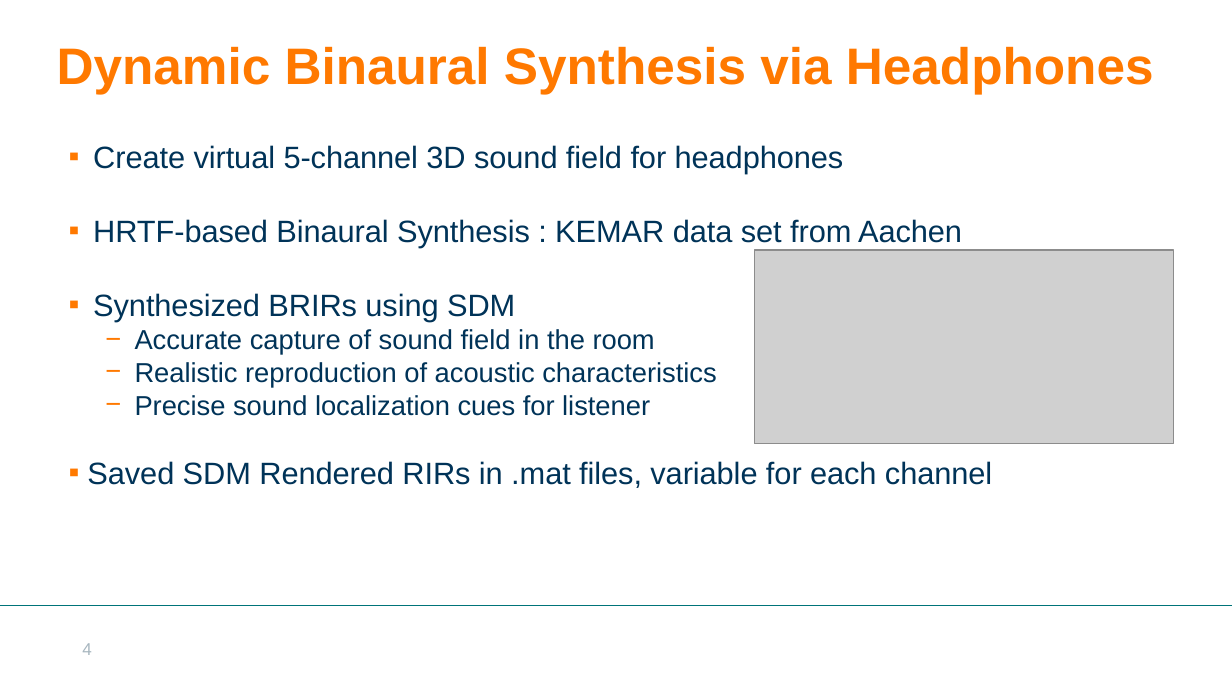
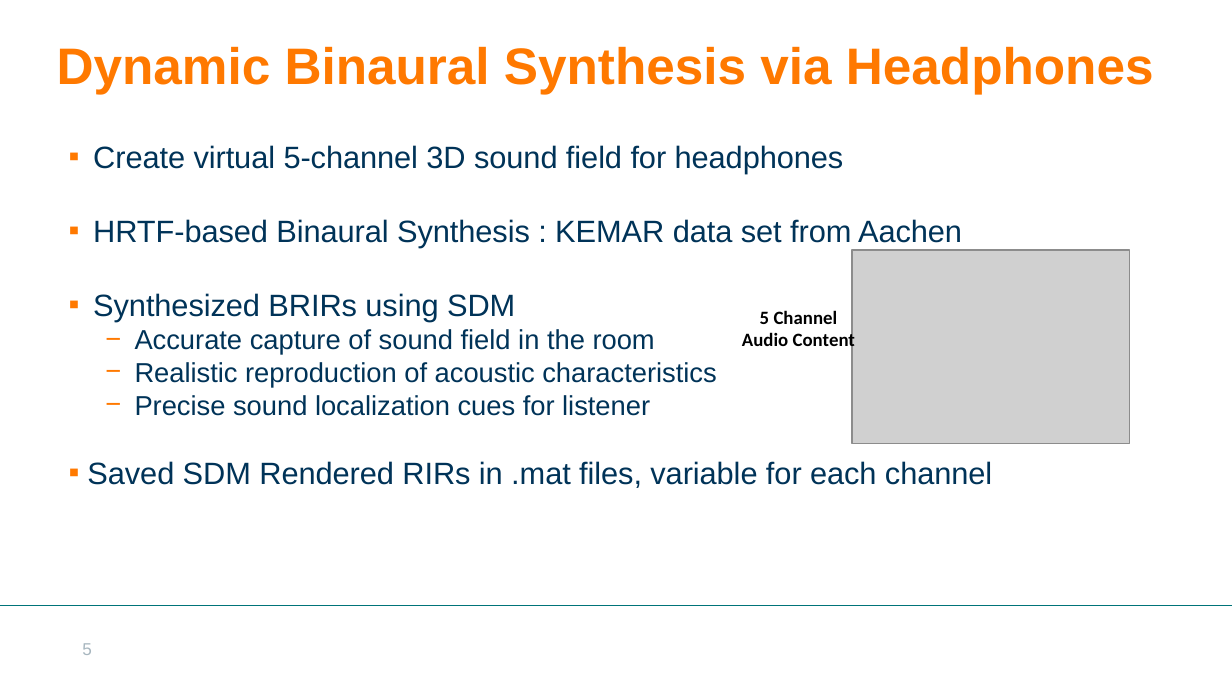
Before and after one commit to Pshar10/Loudspeakers_2_GO, a slide deck: slide 5 of Media_Project_Final.pptx (slide 4 before the commit). Drawn at 1232x694 pixels with LibreOffice and Linux fonts; fonts in the diff are those of the drawing; grey boxes stand for pictures; background and template pictures are left out. Boxes give left, top, right and bottom in pixels: in the first picture for what was removed or moved away, otherwise in the second. Text is boxed around its words. In the diff, an @@ line names an element or a change of style, - is before the commit and + after.

```diff
--- a/Media_Project_Final.pptx
+++ b/Media_Project_Final.pptx
@@ picture: place and size @@
-picture at (754, 250, 1173, 444)
+picture at (853, 250, 1130, 444)
@@ text added at (742, 310, 855, 352), 11 pt, text #000000, bold @@
+5 Channel
+Audio Content
@@ page number at (82, 643, 92, 655): text changed @@
-4
+5
```
Also in this commit, not shown: 3 other slides changed.
